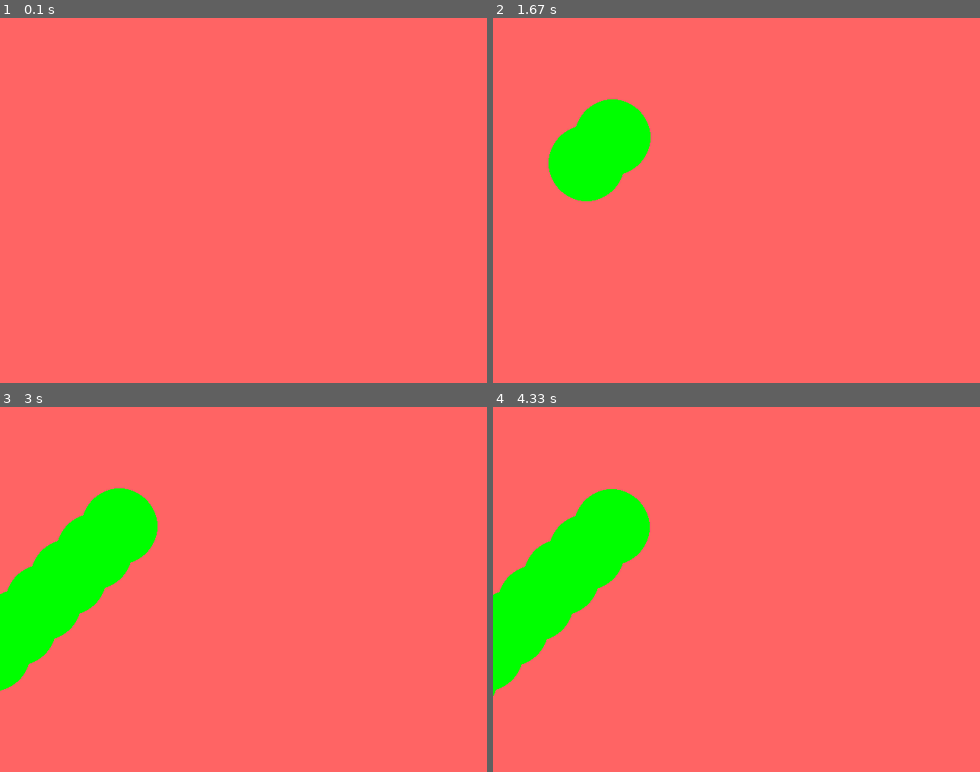
Above: before the commit, frames 1-4 (two rows, left to right).
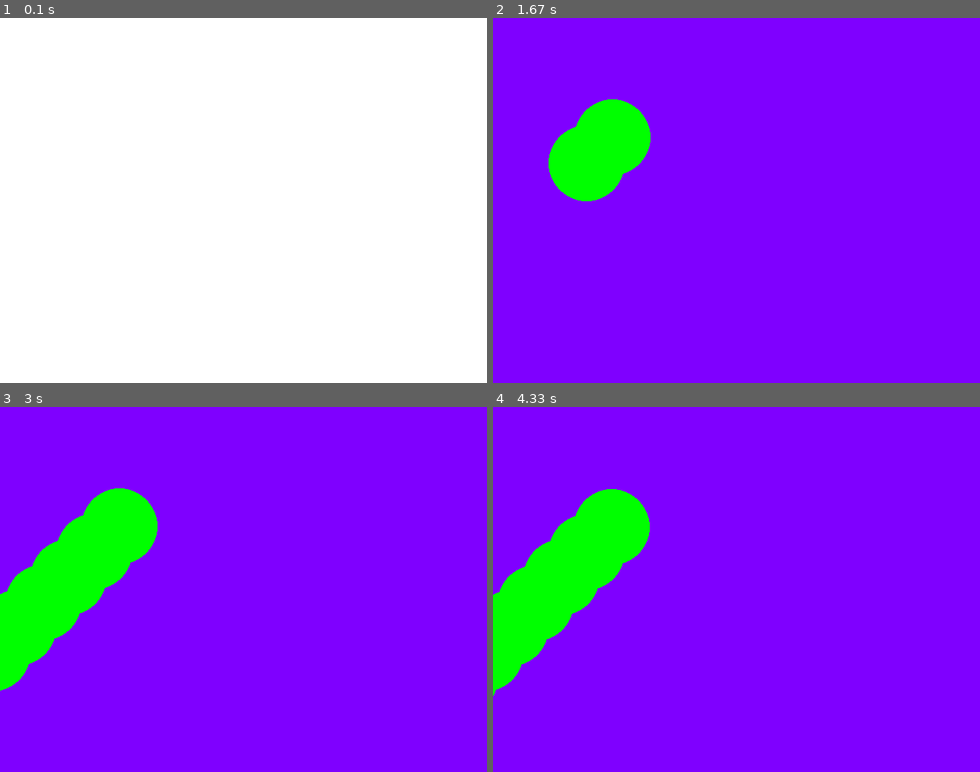
Above: after the commit, the same moments.

Repository: gjf2a/pycharmInClass
Game: pygame game, started from pygame_demo.py
Same seed, same stepped clock (60 frames per second), same inputs: the game is played once before the commit and once after it.
Inputs (mouse positions are in pixels of both pictures, inside the frame that each line leads up to):
- Up to frame 1 (0.1 s): no input
- Up to frame 2 (1.67 s): tap B at 0.33 s; hold P 0.67-1.13 s; press the mouse at (619, 127) at 1.2 s; move the mouse to (590, 160) at 1.3 s; release the mouse at (561, 189) at 1.43 s; press the mouse at (619, 127) at 1.53 s; move the mouse to (673, 134) at 1.63 s
- Up to frame 3 (3 s): release the mouse at (228, 527) at 1.77 s; press the mouse at (126, 516) at 1.87 s; move the mouse to (146, 494) at 1.97 s; release the mouse at (165, 469) at 2.1 s; press the mouse at (126, 516) at 2.2 s; move the mouse to (92, 512) at 2.3 s; release the mouse at (58, 509) at 2.43 s; press the mouse at (126, 516) at 2.53 s; move the mouse to (238, 520) at 2.63 s; release the mouse at (345, 523) at 2.77 s; press the mouse at (126, 516) at 2.87 s; move the mouse to (112, 490) at 2.97 s
- Up to frame 4 (4.33 s): release the mouse at (590, 465) at 3.1 s; press the mouse at (619, 516) at 3.2 s; move the mouse to (609, 571) at 3.3 s; release the mouse at (600, 629) at 3.43 s; press the mouse at (619, 516) at 3.53 s; move the mouse to (643, 607) at 3.63 s; release the mouse at (663, 695) at 3.77 s; press the mouse at (619, 516) at 3.87 s; move the mouse to (624, 520) at 3.97 s; release the mouse at (629, 520) at 4.1 s; press the mouse at (619, 516) at 4.2 s; move the mouse to (629, 567) at 4.3 s

The runs differ from the first frame. In frame 1, 100% of the frame differs, in the area x 0-100%, y 0-100%; in frame 2, 96%; in frame 3, 92%; in frame 4, 92%.

Commit message:
Added code from Wednesday 11/13.

Diff:
--- a/pygame_demo.py
+++ b/pygame_demo.py
@@ -8,6 +8,17 @@
         self.y = y
         self.velocity_x = -1
         self.velocity_y = 1
+
+    def contains(self, x: int, y: int) -> bool:
+        distance = ((x - self.x) ** 2 + (y - self.y) ** 2)**(1/2)
+        if distance <= self.radius:
+            return True
+        else:
+            return False
+
+    def teleport(self, x: int, y: int):
+        self.x = x
+        self.y = y
 
     def draw(self, surface):
         pygame.draw.circle(surface, pygame.Color(0, 255, 0), (self.x, self.y), self.radius)
@@ -21,9 +32,10 @@
     surface = pygame.display.set_mode((640, 480))
     running = True
     circles = []
+    current_background = pygame.Color(255, 255, 255)
     while running:
         pygame.time.delay(10)
-        surface.fill(pygame.Color(255, 100, 100))
+        surface.fill(current_background)
         for circle in circles:
             circle.update()
             circle.draw(surface)
@@ -34,6 +46,11 @@
             elif event.type == MOUSEBUTTONDOWN:
                 x, y = event.pos
                 circles.append(Circle(x, y))
+            elif event.type == KEYDOWN:
+                if event.key == K_b:
+                    current_background = pygame.Color(0, 0, 255)
+                if event.key == K_p:
+                    current_background = pygame.Color(127, 0, 255)
 
     pygame.quit()
 
--- /dev/null
+++ b/pygame_demo_2.py
@@ -0,0 +1,33 @@
+import pygame
+from pygame.locals import *
+
+import pygame_demo
+
+def main():
+    pygame.init()
+    surface = pygame.display.set_mode((640, 480))
+    circle = pygame_demo.Circle(320, 240)
+    running = True
+    dragging = False
+    while running:
+        surface.fill(pygame.Color(255, 255, 255))
+        circle.draw(surface)
+        pygame.display.update()
+        for event in pygame.event.get():
+            if event.type == QUIT:
+                running = False
+            elif event.type == MOUSEBUTTONDOWN:
+                x, y = event.pos
+                if circle.contains(x, y):
+                    dragging = True
+                    circle.teleport(x, y)
+            elif event.type == MOUSEBUTTONUP:
+                dragging = False
+            elif event.type == MOUSEMOTION:
+                if dragging:
+                    x, y = event.pos
+                    circle.teleport(x, y)
+    pygame.quit()
+
+if __name__ == '__main__':
+    main()
